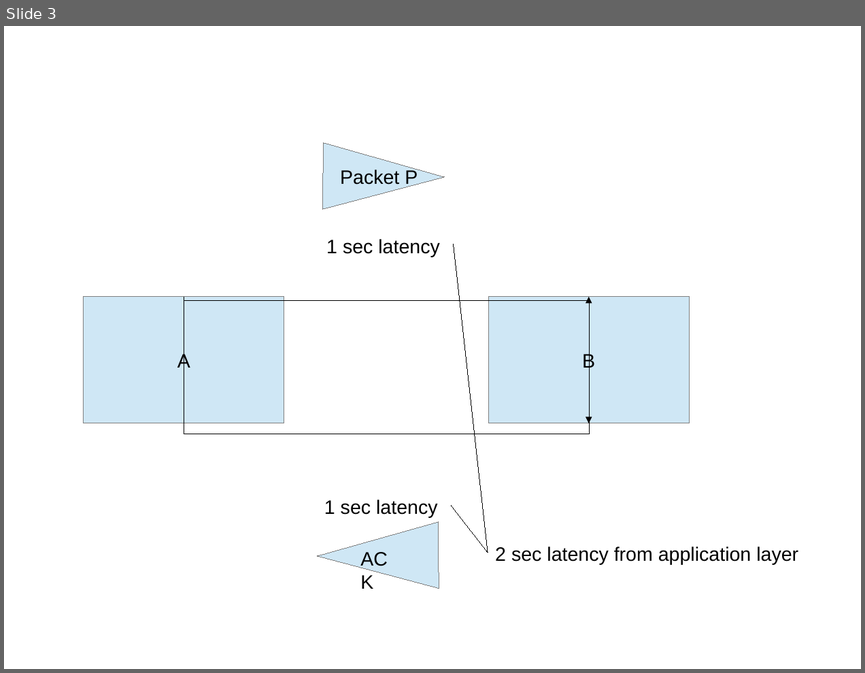
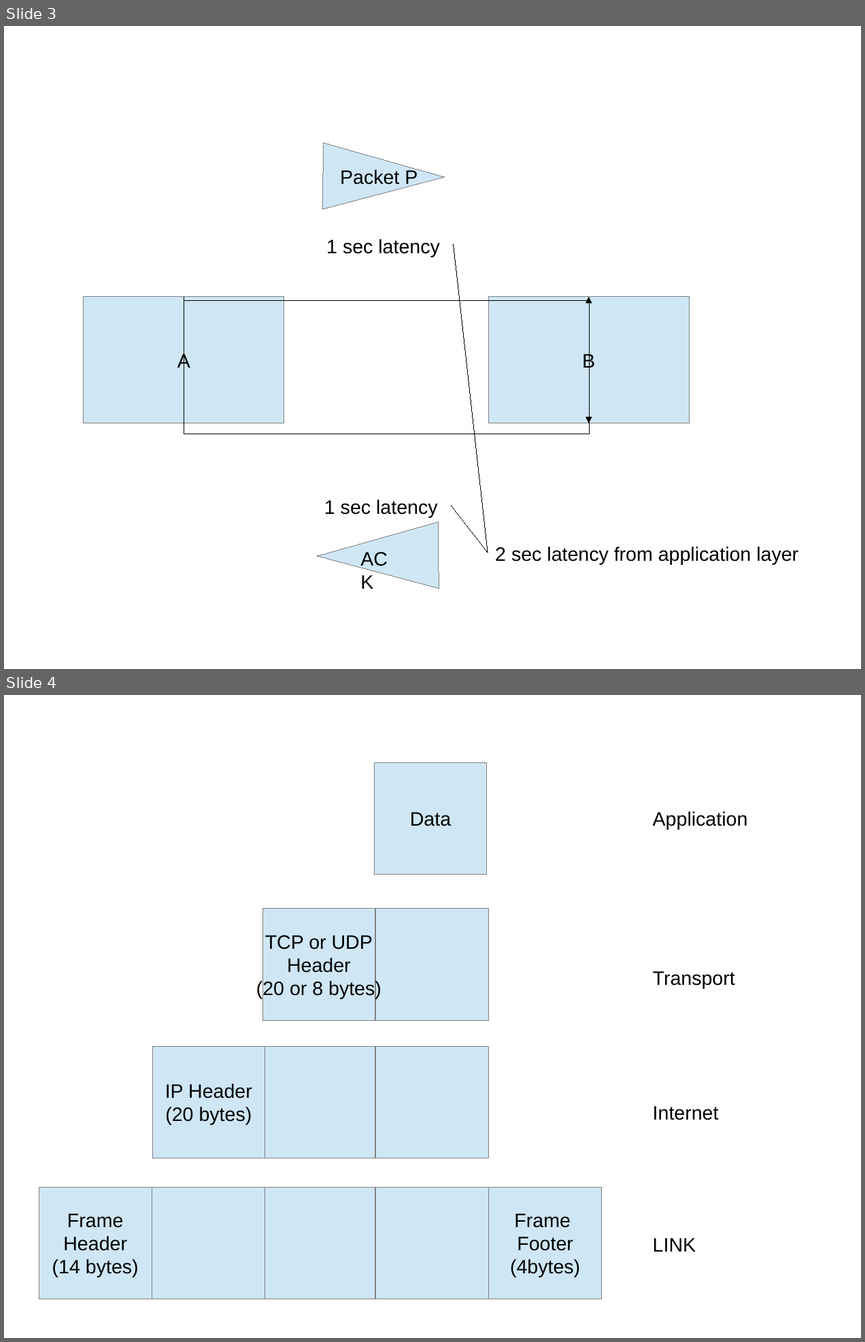
Before and after one commit to jsk-ros-pkg/jsk_demos, a slide deck: jsk_2015_06_hrp_drc/drc_network/images/network.odp. Shown one above the other, each under a label of ours: slide 3 before the commit, slides 3 and 4 after it. The pictures are 865x673 and 865x1342 pixels, drawn with LibreOffice and Linux fonts; fonts in the diff are those of the drawing. Boxes give left, top, right and bottom in pixels: in the first picture for what was removed or moved away, otherwise in the second. Text is boxed around its words. In the diff, an @@ line names an element or a change of style, - is before the commit and + after.

```diff
--- a/jsk_2015_06_hrp_drc/drc_network/images/network.odp
+++ b/jsk_2015_06_hrp_drc/drc_network/images/network.odp
@@ slide 4 added at <box>4,695,861,1338</box>, background #FFFFFF @@
@@ rectangle added at <box>374,762,487,875</box>, fill #CFE7F5, outline #808080 0 pt, 18 pt, text #000000 @@
+Data
@@ text added at <box>653,811,748,830</box>, 18 pt, text #000000 @@
+Application
@@ rectangle added at <box>263,908,376,1020</box>, fill #CFE7F5, outline #808080 0 pt, 18 pt, text #000000 @@
+TCP or UDP
+Header
+(20 or 8 bytes)
@@ rectangle added at <box>376,908,488,1020</box>, fill #CFE7F5, outline #808080 0 pt @@
@@ text added at <box>653,971,735,989</box>, 18 pt, text #000000 @@
+Transport
@@ rectangle added at <box>152,1047,265,1158</box>, fill #CFE7F5, outline #808080 0 pt, 18 pt, text #000000 @@
+IP Header
+(20 bytes)
@@ rectangle added at <box>263,1047,376,1158</box>, fill #CFE7F5, outline #808080 0 pt @@
@@ rectangle added at <box>376,1047,488,1158</box>, fill #CFE7F5, outline #808080 0 pt @@
@@ text added at <box>653,1106,719,1120</box>, 18 pt, text #000000 @@
+Internet
@@ rectangle added at <box>39,1187,152,1299</box>, fill #CFE7F5, outline #808080 0 pt, 18 pt, text #000000 @@
+Frame
+Header
+(14 bytes)
@@ rectangle added at <box>152,1187,265,1299</box>, fill #CFE7F5, outline #808080 0 pt @@
@@ rectangle added at <box>262,1187,375,1299</box>, fill #CFE7F5, outline #808080 0 pt @@
@@ rectangle added at <box>376,1187,488,1299</box>, fill #CFE7F5, outline #808080 0 pt @@
@@ rectangle added at <box>489,1187,602,1299</box>, fill #CFE7F5, outline #808080 0 pt, 18 pt, text #000000 @@
+Frame
+Footer
+(4bytes)
@@ text added at <box>653,1238,696,1251</box>, 18 pt, text #000000 @@
+LINK
```
Also in this commit, not shown: 2 other files.
